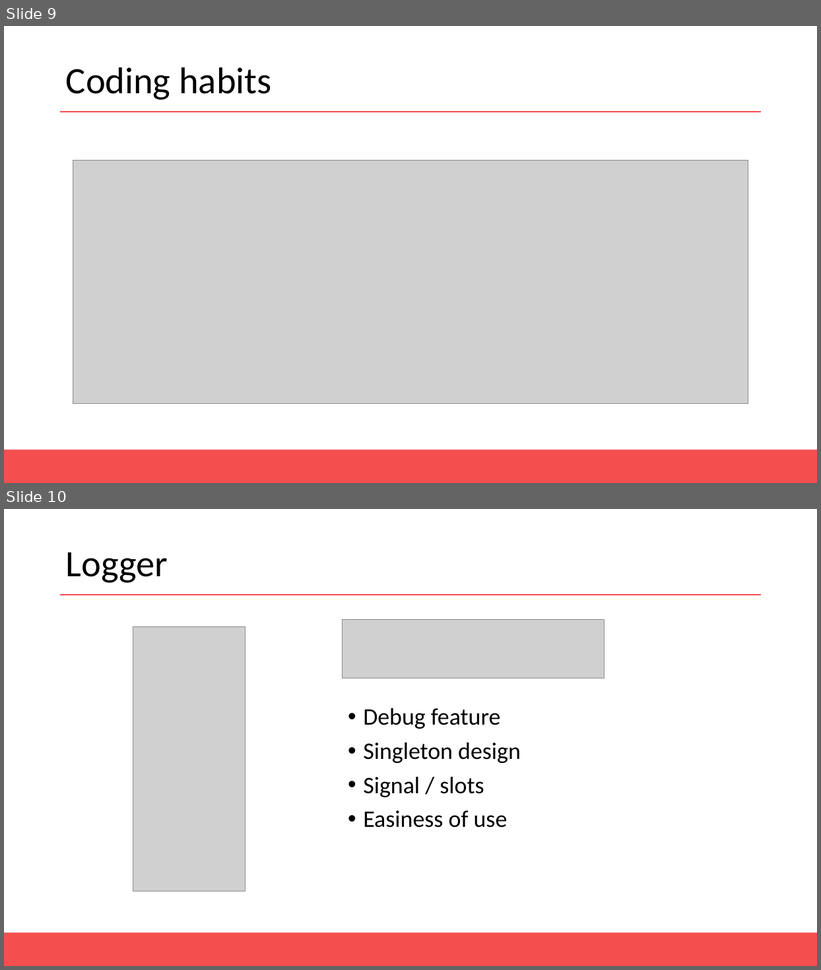
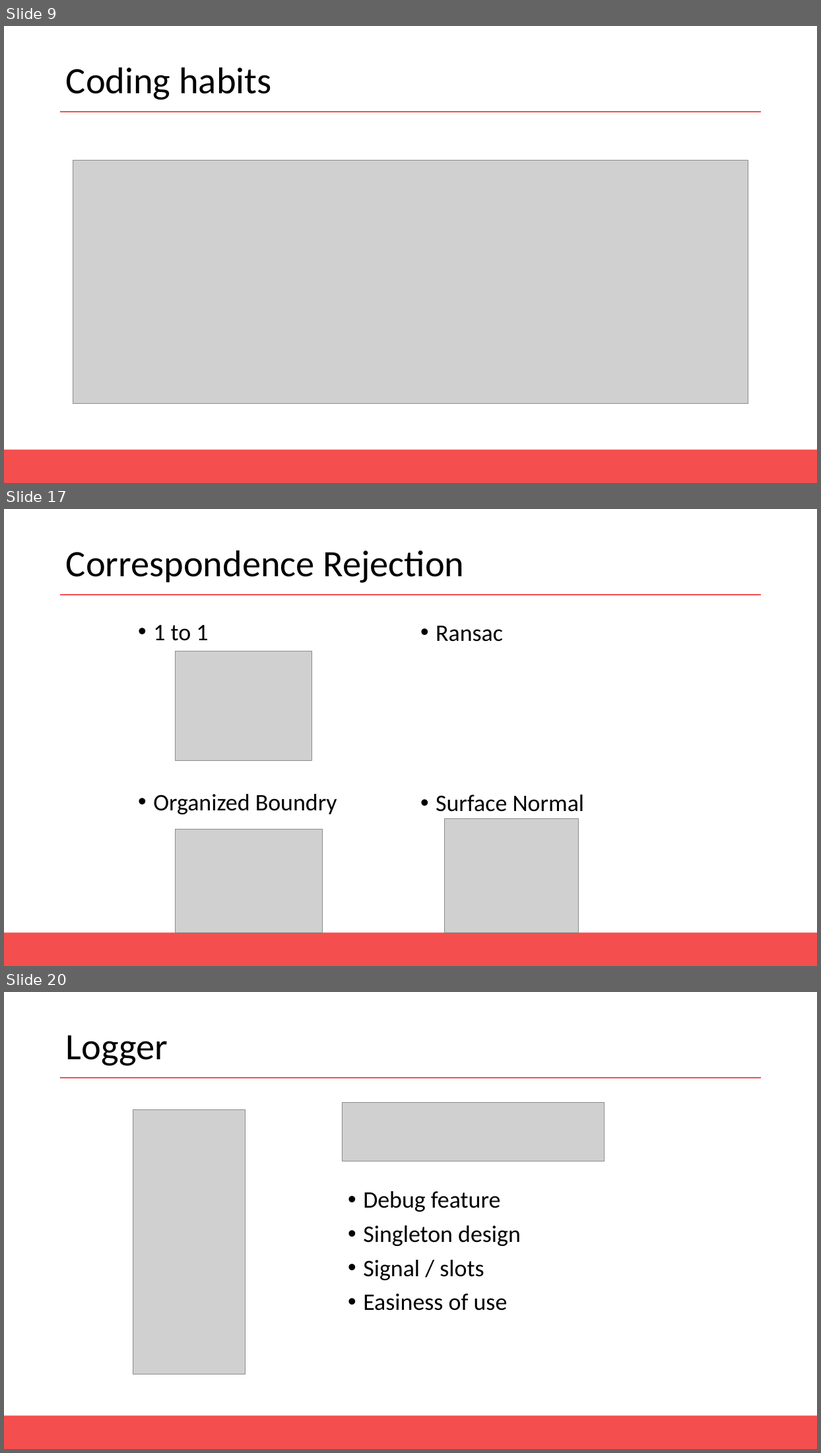
Before and after one commit to AntoineMerlet/3DScan, a slide deck: Presentation/MAGMA Presentation.pptx. Shown one above the other, each under a label of ours: slides 9 and 10 before the commit, slides 9, 17 and 20 after it; the slides between them are not shown. The pictures are 821x970 and 821x1453 pixels, drawn with LibreOffice and Linux fonts; fonts in the diff are those of the drawing; grey boxes stand for pictures. Boxes give left, top, right and bottom in pixels: in the first picture for what was removed or moved away, otherwise in the second. Text is boxed around its words. In the diff, an @@ line names an element or a change of style, - is before the commit and + after.

```diff
--- a/Presentation/MAGMA Presentation.pptx
+++ b/Presentation/MAGMA Presentation.pptx
@@ slide 17 added at (x1=4, y1=509, x2=817, y2=966), background #FFFFFF; not listed: 2 template elements that a slide beside it also shows @@
@@ title added at (x1=66, y1=550, x2=465, y2=583), 44 pt, text #000000 @@
+Correspondence Rejection
@@ text added at (x1=153, y1=625, x2=337, y2=815), 28 pt, text #000000 @@
+• 1 to 1
+• Organized Boundry
@@ text added at (x1=436, y1=626, x2=585, y2=812), 28 pt, text #000000 @@
+• Ransac
+• Surface Normal
@@ picture added at (x1=176, y1=651, x2=312, y2=761) @@
@@ picture added at (x1=444, y1=819, x2=579, y2=933) @@
@@ picture added at (x1=176, y1=829, x2=323, y2=933) @@
@@ what was slide 10 is now slide 20 @@
```
Also in this commit, not shown: 10 other slides added.
